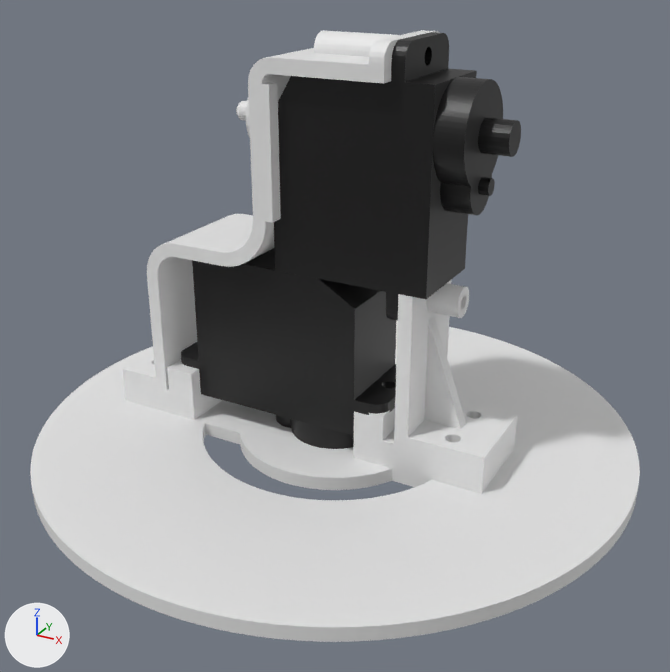
One commit to the COLLADA model meshes/v1_combined/center.dae: the scene before it, then after it.
Camera for both pictures: a 50 mm camera at (0.0539, -0.098, 0.0664) aimed at (0.0018, -0.0033, 0.0191). The axes (+X, +Y, +Z) are drawn at lower left. The lights are the same throughout. Where no turn or scale is listed for an object, it has been applied to the vertices.

Objects in the first picture: 'Bearing_Holder', 'EmaxES08MAII', 'EmaxES08MAII_001', 'Rotating_Plate', 'Servo_Stabilizer'.
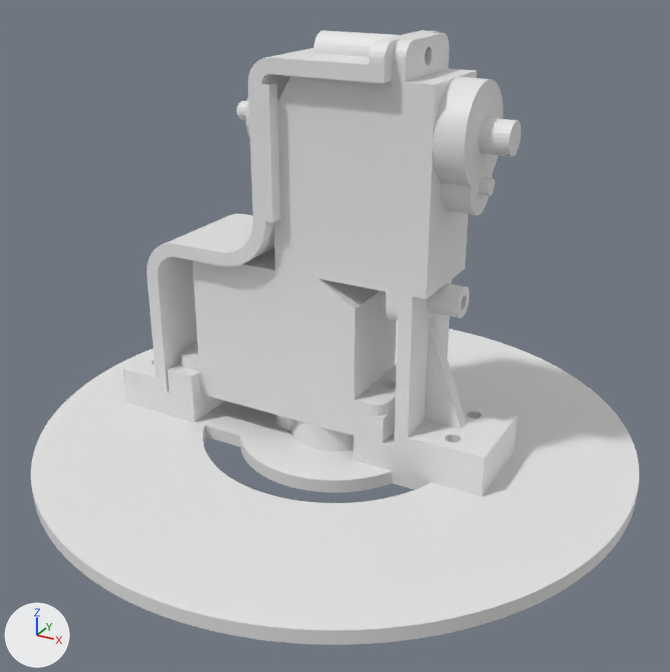
What changed in the scene script:
```text
Change me_emaxes08maii:
    where me_emaxes08maii.from_pydata(...)  # 438 vertices, 880 faces; spans x -0.0221..0.0101, y -0.006..0.006, z 0.0..0.0275
    remove me_emaxes08maii.materials.append(mat_servoblack)  # black #0e0e0e
Change me_emaxes08maii_001:
    where me_emaxes08maii_001.from_pydata(...)  # 438 vertices, 880 faces; spans x -0.0052..0.0223, y -0.006..0.006, z 0.0234..0.0556
    remove me_emaxes08maii_001.materials.append(mat_servoblack)  # black #0e0e0e
Change me_rotating_plate:
    where me_rotating_plate.from_pydata(...)  # 896 vertices, 1800 faces; spans x -0.04..0.04, y -0.04..0.04, z 0.0..0.0089
    used by ob_rotating_plate; location = (0.0, 0.0, 0.0021)
    me_rotating_plate part 1: the whole mesh is moved by (0.0, 0.0, 0.0017)
Change ob_rotating_plate:
    ob_rotating_plate.location: (0.0, 0.0, 0.0021) -> (0.0, 0.0, 0.0)
```

Boxes (x1, y1, x2, y2) around the edits, measured in the pictures (670 x 672 px):
'Rotating_Plate', moved: before (30, 321, 640, 642); after (31, 321, 639, 645)
'EmaxES08MAII_001', recoloured (black to grey): (274, 32, 521, 321) in both
'EmaxES08MAII', recoloured (black to grey): (181, 248, 396, 451) in both
